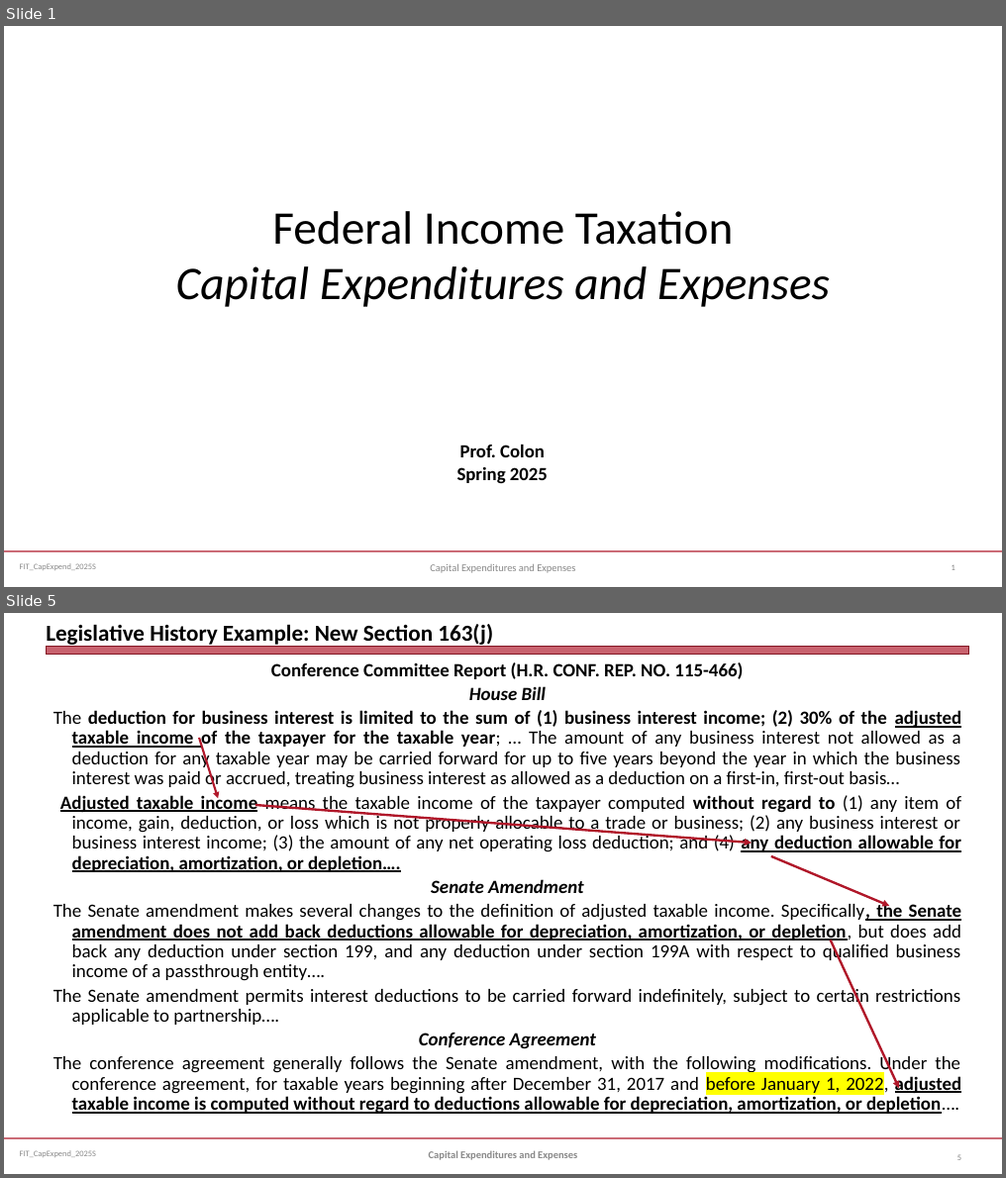
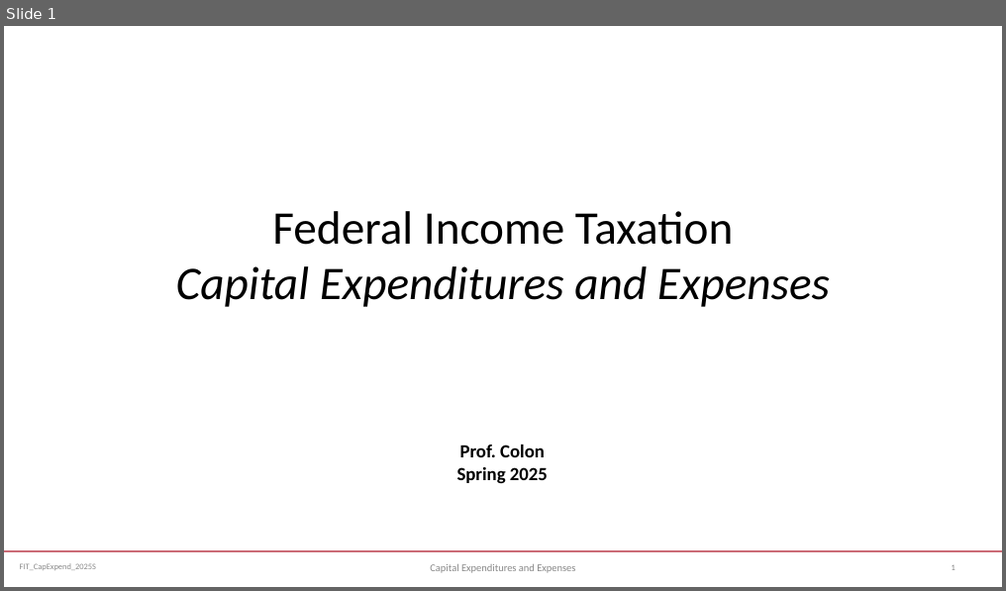
Before and after one commit to jmc877/Fed-Income-Tax, a slide deck: slides/FIT_CapExpend_2025S.pptx. Shown one above the other, each under a label of ours: slides 1 and 5 before the commit, slide 1 after it; the slides between them are not shown. The pictures are 1006x1178 and 1006x591 pixels, drawn with LibreOffice and Linux fonts; fonts in the diff are those of the drawing. Boxes give left, top, right and bottom in pixels: in the first picture for what was removed or moved away, otherwise in the second. Text is boxed around its words. In the diff, an @@ line names an element or a change of style, - is before the commit and + after.

```diff
--- a/slides/FIT_CapExpend_2025S.pptx
+++ b/slides/FIT_CapExpend_2025S.pptx
@@ slide 5 removed at <box>4,613,1002,1174</box>, background #FFFFFF; not listed: 2 template elements that a slide beside it also shows @@
@@ title removed at <box>46,624,493,648</box> @@
-Legislative History Example: New Section 163(j)
@@ rectangle removed at <box>46,647,969,655</box> @@
@@ text removed at <box>54,663,962,1114</box> @@
-Conference Committee Report (H.R. CONF. REP. NO. 115-466)
-House Bill
-The deduction for business interest is limited to the sum of (1) business interest income; (2) 30% of the adjusted taxable income of the taxpayer for the taxable year; … The amount of any business interest not allowed as a deduction for any taxable year may be carried forward for up to five years beyond the year in which the business interest was paid or accrued, treating business interest as allowed as a deduction on a first-in, first-out basis…
-Adjusted taxable income means the taxable income of the taxpayer computed without regard to (1) any item of income, gain, deduction, or loss which is not properly allocable to a trade or business; (2) any business interest or business interest income; (3) the amount of any net operating loss deduction; and (4) any deduction allowable for depreciation, amortization, or depletion….
-Senate Amendment
-The Senate amendment makes several changes to the definition of adjusted taxable income. Specifically, the Senate amendment does not add back deductions allowable for depreciation, amortization, or depletion, but does add back any deduction under section 199, and any deduction under section 199A with respect to qualified business income of a passthrough entity….
-The Senate amendment permits interest deductions to be carried forward indefinitely, subject to certain restrictions applicable to partnership….
-Conference Agreement
-The conference agreement generally follows the Senate amendment, with the following modifications. Under the conference agreement, for taxable years beginning after December 31, 2017 and before January 1, 2022, adjusted taxable income is computed without regard to deductions allowable for depreciation, amortization, or depletion….
@@ arrow removed from (199, 738) to (218, 799) @@
@@ arrow removed from (255, 805) to (751, 843) @@
@@ arrow removed from (771, 857) to (890, 906) @@
@@ arrow removed from (831, 940) to (899, 1088) @@
@@ text removed at <box>429,1151,577,1160</box> @@
-Capital Expenditures and Expenses
@@ page number removed at <box>957,1156,961,1160</box> @@
-5
```
Also in this commit, not shown: 1 slide changed, 8 other slides removed, 1 other file.
